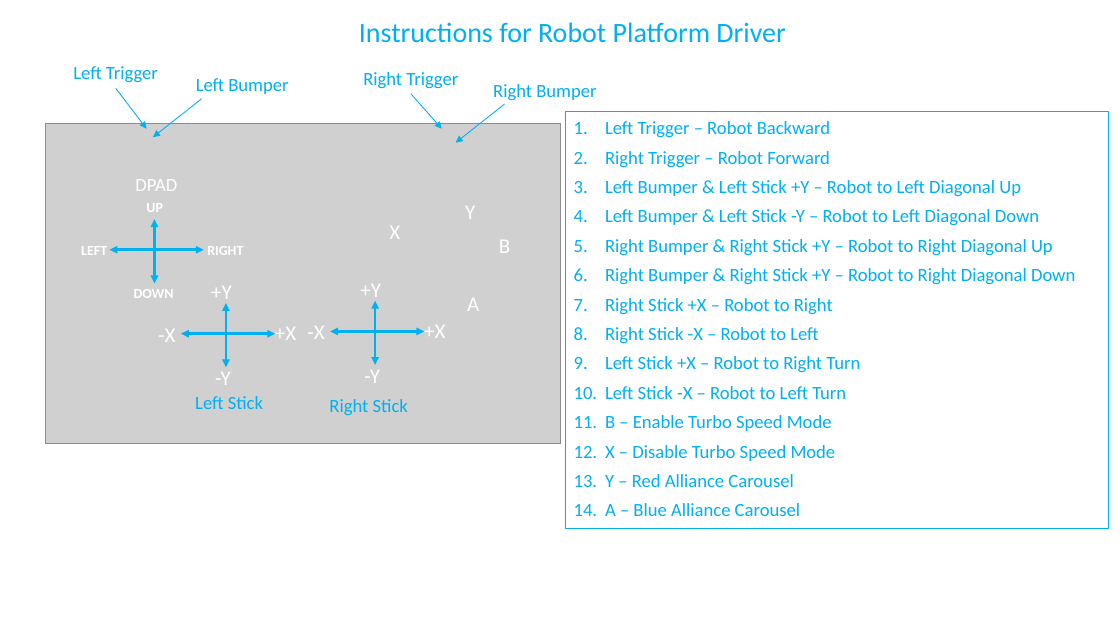
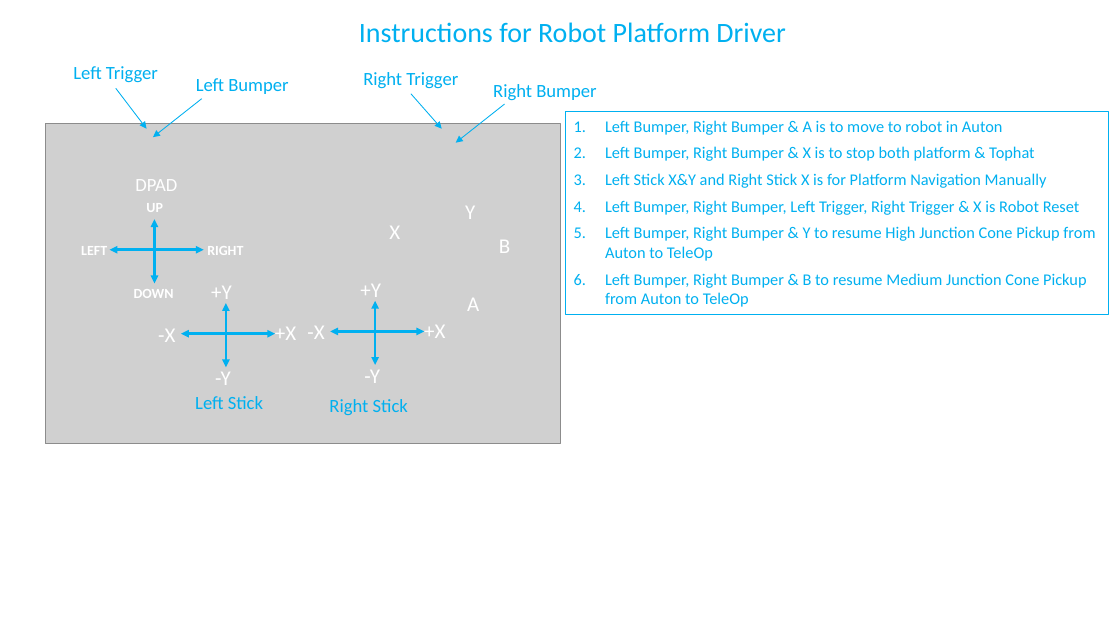
Before and after one commit to SaiabhiramA/ATRoadRunnerV8, a slide deck: slide 1 of ProgrammingDocs/Gamepad_AT_2022.pptx. Drawn at 1120x630 pixels with LibreOffice and Linux fonts; fonts in the diff are those of the drawing; grey boxes stand for pictures. Boxes give left, top, right and bottom in pixels: in the first picture for what was removed or moved away, otherwise in the second. Text is boxed around its words. In the diff, an @@ line names an element or a change of style, - is before the commit and + after.

```diff
--- a/ProgrammingDocs/Gamepad_AT_2022.pptx
+++ b/ProgrammingDocs/Gamepad_AT_2022.pptx
@@ rectangle "Left Bumper, Right Bumper & ...": place and size @@
-rectangle "Left Bumper, Right Bumper & ..." at (565, 112, 1108, 528)
+rectangle "Left Bumper, Right Bumper & ..." at (565, 112, 1108, 314)
@@ text in rectangle at (605, 120, 1095, 307): text changed; size 16 to 14 pt @@
-1. Left Trigger – Robot Backward
-2. Right Trigger – Robot Forward
-3. Left Bumper & Left Stick +Y – Robot to Left Diagonal Up
-4. Left Bumper & Left Stick -Y – Robot to Left Diagonal Down
-5. Right Bumper & Right Stick +Y – Robot to Right Diagonal Up
-6. Right Bumper & Right Stick +Y – Robot to Right Diagonal Down
-7. Right Stick +X – Robot to Right
-8. Right Stick -X – Robot to Left
-9. Left Stick +X – Robot to Right Turn
-10. Left Stick -X – Robot to Left Turn
-11. B – Enable Turbo Speed Mode
-12. X – Disable Turbo Speed Mode
-13. Y – Red Alliance Carousel
-14. A – Blue Alliance Carousel
+1. Left Bumper, Right Bumper & A is to move to robot in Auton
+2. Left Bumper, Right Bumper & X is to stop both platform & Tophat
+3. Left Stick X&Y and Right Stick X is for Platform Navigation Manually
+4. Left Bumper, Right Bumper, Left Trigger, Right Trigger & X is Robot Reset
+5. Left Bumper, Right Bumper & Y to resume High Junction Cone Pickup from Auton to TeleOp
+6. Left Bumper, Right Bumper & B to resume Medium Junction Cone Pickup from Auton to TeleOp
```
Also in this commit, not shown: 1 other slide changed, 2 slides removed, 1 other file.
